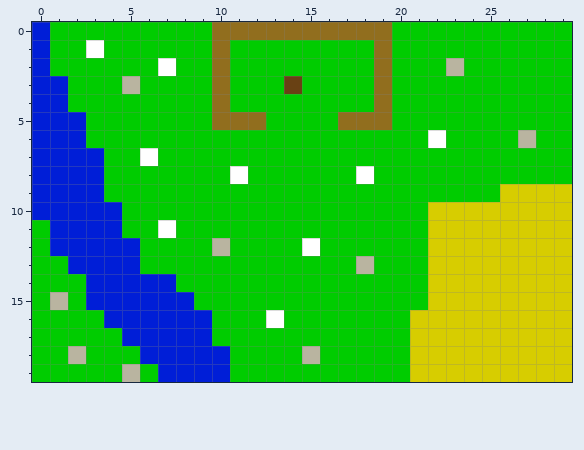
Pixel-art sprite: src/de/sepab/sheep/model/gfx/map2SinglePlayer.png. Above is the file before it was changed.
The file is 30x20 pixels. Colours within 5 levels of each other are drawn and written as one.
Once edited:
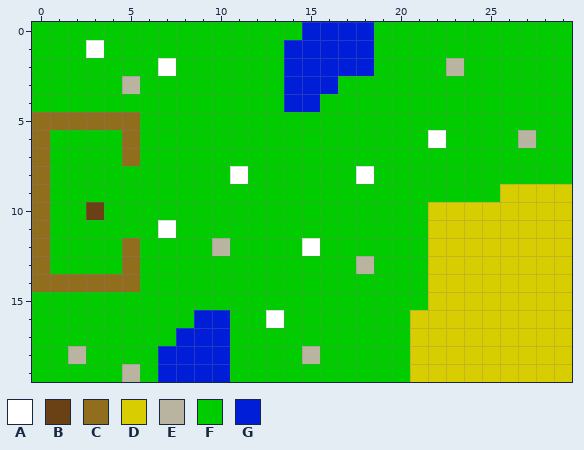
Palette (. is transparent): A #ffffff  B #694114  C #916e1e  D #d7cd00  E #b9b4a0  F #00cc00  G #001ed7
Change:
y 0: x 0 G -> F; x 10..19 CCCCCCCCCC -> FFFFFGGGGF
y 1..2: x 0 G -> F; x 10 C -> F; x 14..19 FFFFFC -> GGGGGF
y 3: x 0..1 GG -> FF; x 10 C -> F; x 14..16 BFF -> GGG; x 19 C -> F
y 4: x 0..1 GG -> FF; x 10 C -> F; x 14..15 FF -> GG; x 19 C -> F
y 5: x 0..5 GGGFFF -> CCCCCC; x 10..12 CCC -> FFF; x 17..19 CCC -> FFF
y 6: x 0..2 GGG -> CFF; x 5 F -> C
y 7: x 0..3 GGGG -> CFFF; x 5..6 FA -> CF
y 8..9: x 0..3 GGGG -> CFFF
y 10: x 0..4 GGGGG -> CFFBF
y 11: x 0..4 FGGGG -> CFFFF
y 12: x 0..5 FGGGGG -> CFFFFC
y 13: x 0 F -> C; x 2..5 GGGG -> FFFC
y 14: x 0..7 FFFGGGGG -> CCCCCCFF
y 15: x 1 E -> F; x 3..8 GGGGGG -> FFFFFF
y 16: x 4..8 GGGGG -> FFFFF; x 10 F -> G
y 17: x 5..7 GGG -> FFF; x 10 F -> G
y 18: x 6 G -> F
Pixel boxes of the changes (left, top, right, bottom) in both pictures:
changed: (32, 22, 392, 364)
